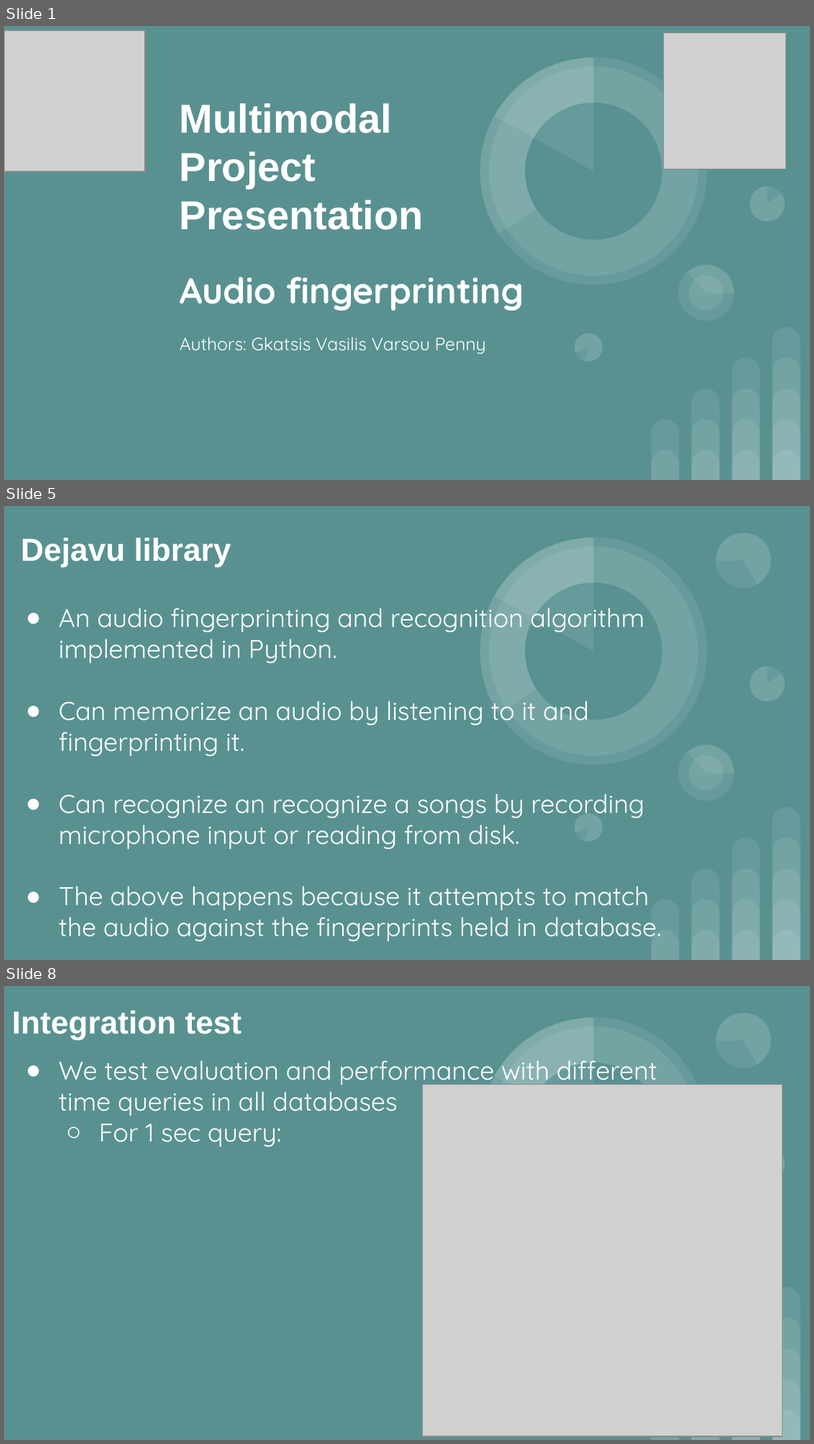
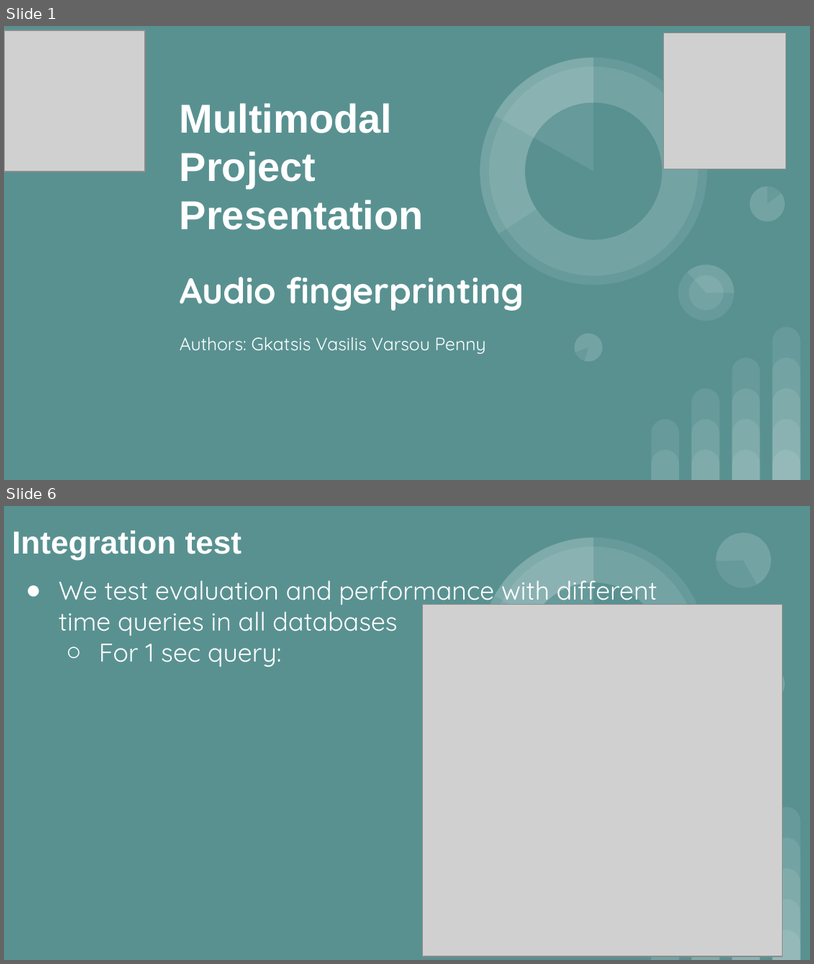
Before and after one commit to VarsouPenny/dejavu, a slide deck: presentation/Multimodal Project Presentation.pptx. Shown one above the other, each under a label of ours: slides 1, 5 and 8 before the commit, slides 1 and 6 after it; the slides between them are not shown. The pictures are 814x1444 and 814x964 pixels, drawn with LibreOffice and Linux fonts; fonts in the diff are those of the drawing; grey boxes stand for pictures. Boxes give left, top, right and bottom in pixels: in the first picture for what was removed or moved away, otherwise in the second. Text is boxed around its words. In the diff, an @@ line names an element or a change of style, - is before the commit and + after.

```diff
--- a/presentation/Multimodal Project Presentation.pptx
+++ b/presentation/Multimodal Project Presentation.pptx
@@ slide 5 removed at box(4, 506, 810, 960), background #599191; not listed: 28 template elements that a slide beside it also shows @@
@@ title removed at box(21, 538, 232, 566) @@
-Dejavu library
@@ subtitle removed at box(59, 601, 662, 941) @@
-● An audio fingerprinting and recognition algorithm implemented in Python.
-● Can memorize an audio by listening to it and fingerprinting it.
-● Can recognize an recognize a songs by recording microphone input or reading from disk.
-● The above happens because it attempts to match the audio against the fingerprints held in database.
@@ what was slide 8 is now slide 6 @@
```
Also in this commit, not shown: 4 slides changed, 1 slide added, 1 other slide removed, 1 other file.
